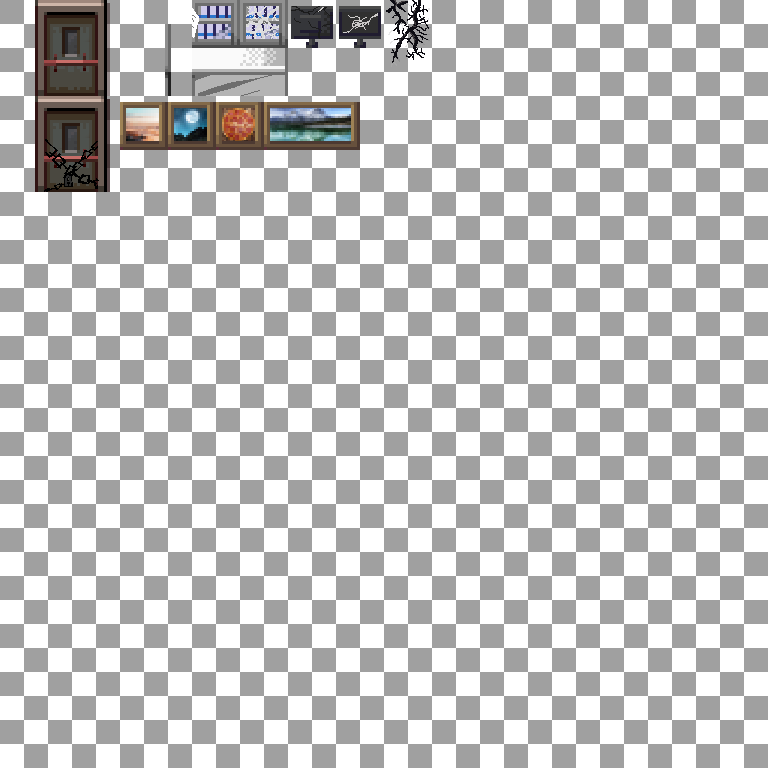
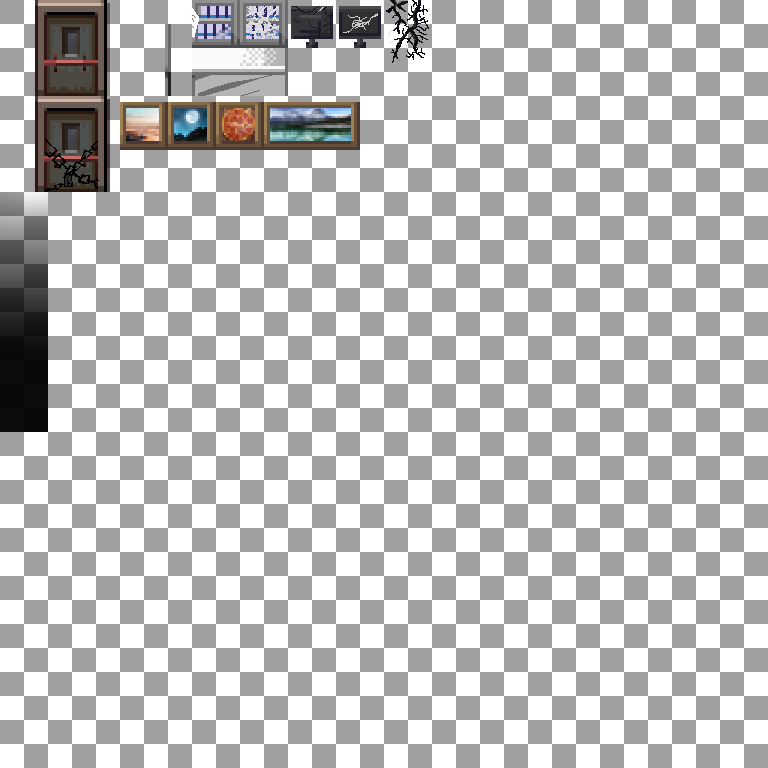
Comparing the layer stacks of the two (768, 768) images. Changes:
added group "Darkness" with 1 layers above "Painting" over [0, 192, 48, 432]
added layer "Layer 6 copy 5" in group "Darkness" over [0, 192, 48, 432]
